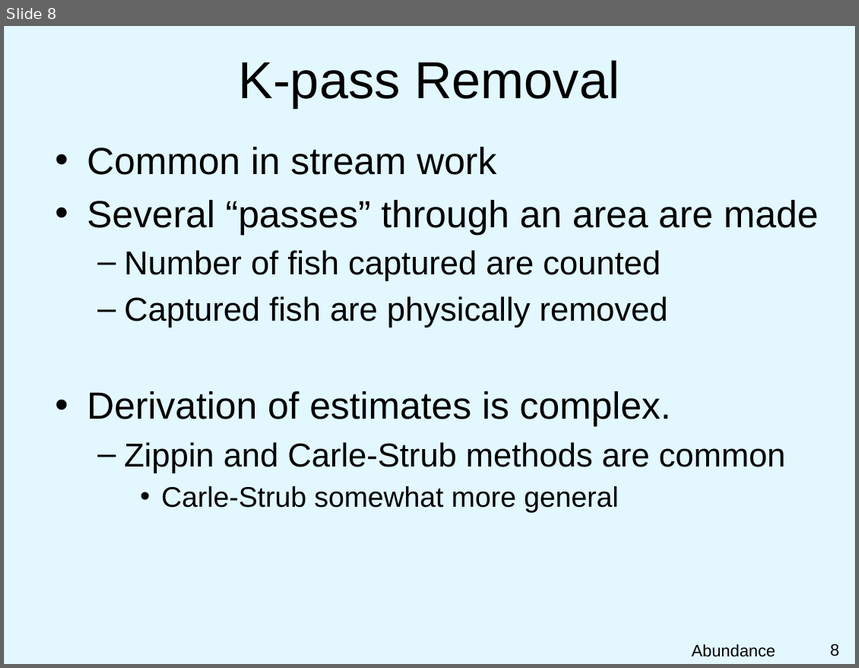
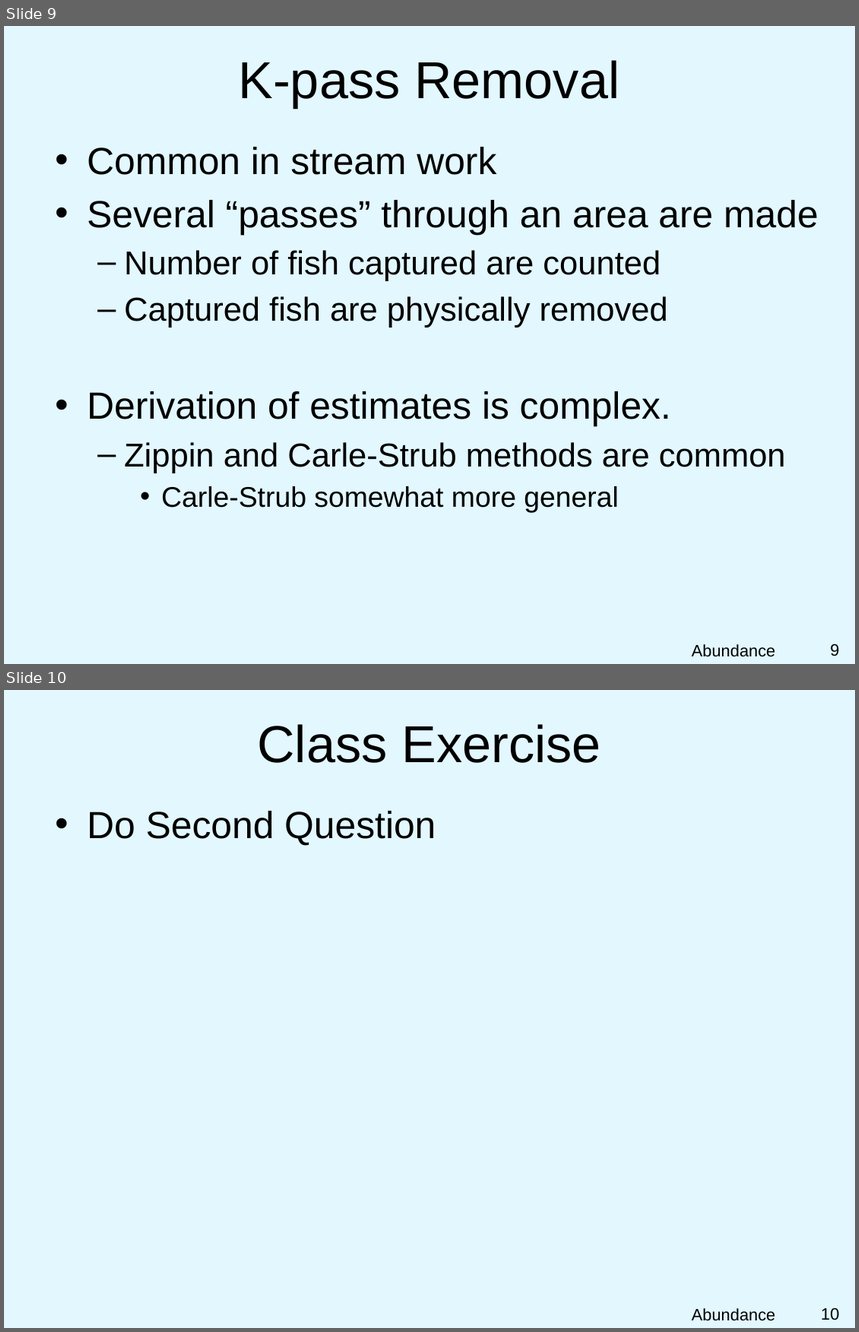
Before and after one commit to droglenc/NCNRS349, a slide deck: modules/PPT/Depletion.pptx. Shown one above the other, each under a label of ours: slide 8 before the commit, slides 9 and 10 after it. The pictures are 859x668 and 859x1332 pixels, drawn with LibreOffice and Linux fonts; fonts in the diff are those of the drawing; background and template pictures are left out. Boxes give left, top, right and bottom in pixels: in the first picture for what was removed or moved away, otherwise in the second. Text is boxed around its words. In the diff, an @@ line names an element or a change of style, - is before the commit and + after.

```diff
--- a/modules/PPT/Depletion.pptx
+++ b/modules/PPT/Depletion.pptx
@@ slide 10 added at (x1=4, y1=690, x2=855, y2=1328), background picture (left out) @@
@@ title added at (x1=257, y1=724, x2=601, y2=763), 44 pt, text #000000 @@
+Class Exercise
@@ text added at (x1=87, y1=811, x2=436, y2=846), 32 pt, text #000000 @@
+• Do Second Question
@@ text added at (x1=692, y1=1309, x2=775, y2=1322), 14 pt, text #000000 @@
+Abundance
@@ page number added at (x1=821, y1=1308, x2=839, y2=1321), 14 pt, text #000000 @@
+10
@@ what was slide 8 is now slide 9 @@
@@ page number at (x1=830, y1=644, x2=839, y2=657): text changed @@
-8
+9
```
Also in this commit, not shown: 1 other slide added, 3 other files.
